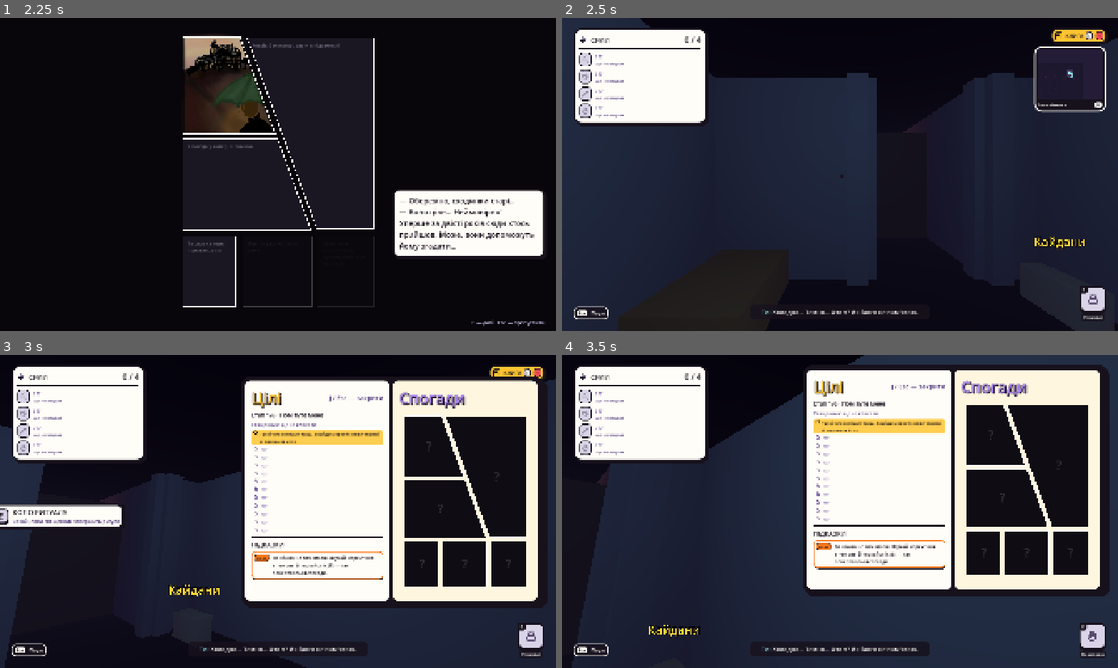
Above: before the commit, frames 1-4 (two rows, left to right).
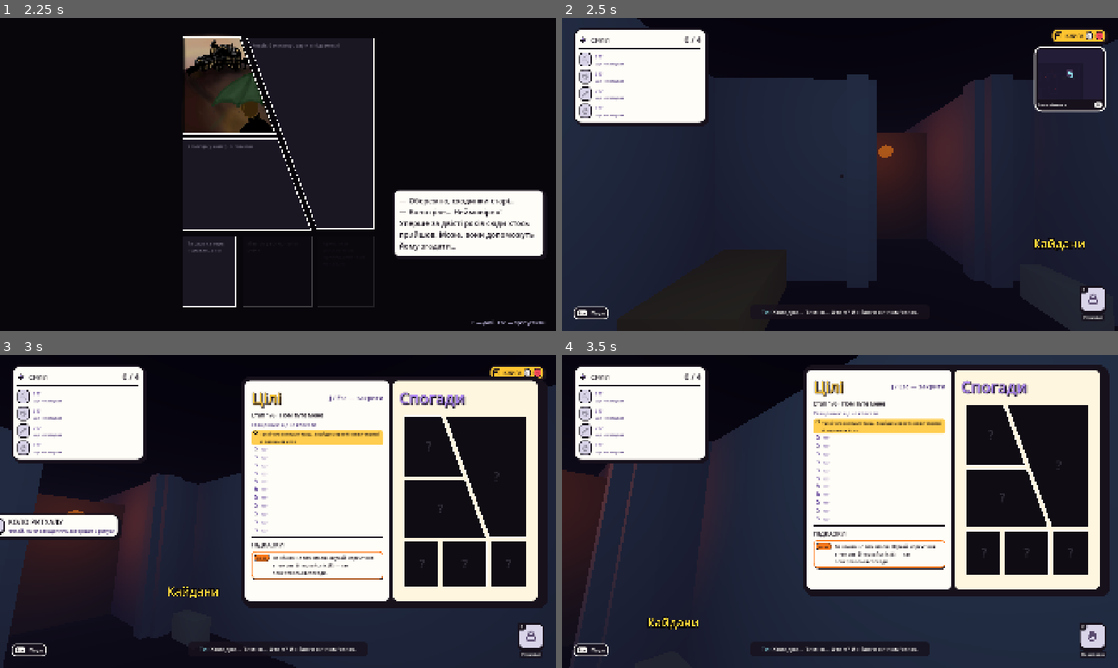
Above: after the commit, the same moments.

Repository: soulvad/halloween-game
Game: Godot game, scene res://scenes/main_menu.tscn
Two runs of this game, one before a commit and one after it. Both use one fixed random seed, a clock stepped at 60 frames per second and the inputs below.
Inputs (mouse positions are in pixels of both pictures, inside the frame that each line leads up to):
- Up to frame 1 (2.25 s): click "ГРАТИ" at 0.5 s; tap Enter at 1.25 s; move the mouse to (400, 158) at 1.27 s; hold D (move_right) 1.28-2.03 s; hold Shift (sprint) 1.28-2.03 s; click (400, 158) at 1.42 s; tap Space at 1.52 s; move the mouse to (166, 190) at 2.02 s; hold S (move_back) from 2.03 s (still down); tap E (interact) at 2.1 s; click (166, 190) at 2.17 s
- Up to frame 2 (2.5 s): keep holding S (move_back); tap Space at 2.27 s; tap Shift (sprint) at 2.3 s
- Up to frame 3 (3 s): move the mouse to (289, 505) at 2.77 s; release S (move_back) at 2.78 s; hold W (move_forward) from 2.78 s (still down); hold J (journal) from 2.78 s (still down); click (289, 505) at 2.92 s
- Up to frame 4 (3.5 s): keep holding W (move_forward); keep holding J (journal); tap Shift (sprint) at 3.05 s

Frame 1 is identical in both runs. In frame 2, 4.7% of the frame differs, in the area x 9-100%, y 0-100%; in frame 3, 4.8%, in the area x 0-100%, y 7-100%; in frame 4, 2.7%.

Commit message:
Flight sway for the ghost camera, decorative flying jack-o'-lanterns
Co-Authored-By: Claude Opus 5.5 <noreply@anthropic.com>

Diff:
--- a/scripts/game.gd
+++ b/scripts/game.gd
@@ -7,6 +7,7 @@
 const Station = preload("res://scripts/station.gd")
 const Visitor = preload("res://scripts/visitor.gd")
 const Wall = preload("res://scripts/wall.gd")
+const Lanterns = preload("res://scripts/lanterns.gd")
 const COMIC_SCENE := "res://scenes/comic.tscn"
 const RELEASE_TIME := 2.5  ## seconds to hold E in the circle
 const PRIEST_DELAY := 15.0  ## from the call to the priest walking in
@@ -34,6 +35,9 @@
 	GameState.finished.connect(_on_finished)
 	GameState.think("Холодно… Темно… Хто я? Я нічого не пам'ятаю.")
 	GameState.hint("start")
+	var lanterns := Lanterns.new()
+	lanterns.name = "Lanterns"
+	add_child(lanterns)
 	if not GameState.intro_seen:
 		GameState.intro_seen = true
 		comic.call_deferred("prologue")
--- /dev/null
+++ b/scripts/lanterns.gd
@@ -0,0 +1,109 @@
+extends Node3D
+## Small jack-o'-lanterns drifting around the dungeon, pure decoration: no collision, nobody reacts to them.
+## Routes come from the visitors' navmesh, so they follow rooms and corridors instead of cutting through walls.
+## A lantern shut in by a closed door or the bricked wall just wanders on its side. Pauses with the tree (comics, menu).
+
+const Wall = preload("res://scripts/wall.gd")
+
+const COUNT := 9
+const SPAWN_TRIES := 40
+const NEAR_START := 3.5  ## the first one floats this far in front of the ghost, so the player meets it right away
+const MODEL_SIZE := Vector3(1.5, 1.3, 1.5)  ## art/models/Lantern.glb as authored, also the box if it's missing
+const SCALE := 0.2  ## about 30 cm wide
+const GLOW := Color(1.0, 0.5, 0.12)
+const LAYER_HIDDEN_ON_MAP := 2  ## visual layer 2: the minimap culls it
+
+
+func _ready() -> void:
+	var map := get_world_3d().navigation_map
+	while NavigationServer3D.map_get_random_point(map, 1, true) == Vector3.ZERO:  # the navmesh reaches the map a few physics frames in
+		await get_tree().physics_frame
+	var player: Node3D = GameState.player
+	for i in COUNT:
+		var from := _spawn_point(map)
+		if i == 0 and player:
+			from = NavigationServer3D.map_get_closest_point(map, player.global_position - player.global_basis.z * NEAR_START)
+		add_child(Lantern.new(map, from))
+
+
+## A random point in the dungeon. The navmesh also covers the rock around the rooms, so keep only what the entrance reaches.
+func _spawn_point(map: RID) -> Vector3:
+	var entrance: Vector3 = get_parent().get_node("Markers/Entrance").global_position
+	for i in SPAWN_TRIES:
+		var p := NavigationServer3D.map_get_random_point(map, 1, true)
+		if in_dungeon(map, entrance, p):
+			return p
+	return NavigationServer3D.map_get_closest_point(map, entrance)
+
+
+static func in_dungeon(map: RID, entrance: Vector3, p: Vector3) -> bool:
+	var path := NavigationServer3D.map_get_path(map, entrance, p, true)
+	return path.size() > 0 and path[-1].distance_to(p) < 0.5
+
+
+class Lantern extends Node3D:
+	const TURN := 2.5
+	const STEER := 1.5  ## how quickly the course bends towards the next path point
+	const BOB := 0.14  ## m
+	const WOBBLE := 0.22  ## rad
+	const LIGHT := 0.5
+	const LIGHT_RANGE := 2.6
+	const WANDER := 12.0  ## m, how far the next destination can be
+
+	var _map: RID
+	var _path := PackedVector3Array()
+	var _next := 0
+	var _flat := Vector3.ZERO  ## current position on the floor plane
+	var _vel := Vector3.ZERO
+	var _speed := randf_range(0.7, 1.5)
+	var _height := randf_range(1.5, 2.3)
+	var _t := randf() * TAU  ## each one on its own beat
+	var _light := OmniLight3D.new()
+
+	func _init(map: RID, from: Vector3) -> void:
+		_map = map
+		_flat = from
+		name = "Lantern"
+		position = from + Vector3.UP * _height
+		var pivot := Node3D.new()
+		pivot.scale = Vector3.ONE * SCALE
+		pivot.rotation.y = PI  # the model's face looks along +Z, we fly along -Z
+		var v := Wall.visual("Lantern", MODEL_SIZE, GLOW)
+		pivot.add_child(v)
+		add_child(pivot)
+		_glow(v)
+		_light.light_color = GLOW
+		_light.omni_range = LIGHT_RANGE
+		add_child(_light)
+
+	## The pumpkin glows from within: tinted orange and emissive, off the minimap.
+	func _glow(root: Node3D) -> void:
+		var meshes: Array = root.find_children("*", "MeshInstance3D", true, false)
+		if root is MeshInstance3D:
+			meshes.append(root)
+		for m: MeshInstance3D in meshes:
+			m.layers = LAYER_HIDDEN_ON_MAP
+			var mat := m.mesh.surface_get_material(0).duplicate() as StandardMaterial3D
+			mat.albedo_color = Color(1.0, 0.62, 0.3)
+			mat.emission_enabled = true
+			mat.emission = GLOW
+			mat.emission_energy_multiplier = 0.55
+			m.material_override = mat
+
+	func _process(delta: float) -> void:
+		_t += delta
+		if _next >= _path.size():
+			var offset := Vector3(randf_range(-WANDER, WANDER), 0, randf_range(-WANDER, WANDER))
+			_path = NavigationServer3D.map_get_path(_map, _flat, _flat + offset, true)  # stops at the end of its own part of the dungeon
+			_next = 0
+		elif _flat.distance_to(_path[_next]) < 0.4:
+			_next += 1
+		else:
+			_vel = _vel.lerp((_path[_next] - _flat).normalized() * _speed, minf(STEER * delta, 1))
+		_flat += _vel * delta
+		position = _flat + Vector3.UP * (_height + sin(_t * 1.3) * BOB)
+		if Vector2(_vel.x, _vel.z).length() > 0.05:
+			rotation.y = lerp_angle(rotation.y, atan2(-_vel.x, -_vel.z), minf(TURN * delta, 1))
+		rotation.z = sin(_t * 0.9) * WOBBLE
+		rotation.x = sin(_t * 0.7 + 1.0) * WOBBLE * 0.5
+		_light.light_energy = LIGHT * (0.8 + 0.2 * sin(_t * 9.0) * sin(_t * 4.3))
--- a/scripts/player.gd
+++ b/scripts/player.gd
@@ -11,11 +11,22 @@
 const MOUSE_SENS := 0.0022
 const EYE := 1.55
 const BOB := 0.04  ## gentle float of the view
+## Flying: the view swells up and down and rocks a little, stronger with speed, and leans into a strafe.
+const FLY_BOB := 0.075  ## m at walking speed
+const FLY_SIDE := 0.025  ## m
+const FLY_ROLL := 0.022  ## rad
+const FLY_PITCH := 0.009  ## rad
+const FLY_LEAN := 0.028  ## rad at walking speed, sideways
+const FLY_RATE := 3.4  ## rad/s of the swell at walking speed
+const FLY_EASE := 2.5  ## how quickly it fades in and out, per second
 const LAYER_SELF := 4  ## visual layer 3: the own body, hidden from the first-person camera
 
 var held := ""  ## memento name or ""
 var held_color := Color.WHITE
 var sprinting := false
+var flight := 0.0  ## 0 hovering .. 1 walking speed .. SPRINT / WALK sprinting, smoothed
+var _fly_t := 0.0
+var _lean := 0.0
 var _held_visual: Node3D
 var _t := 0.0
 
@@ -48,7 +59,8 @@
 
 func _process(delta: float) -> void:
 	_t += delta
-	head.position.y = EYE + sin(_t * 1.6) * BOB
+	_sway(delta)
+	head.position.y = EYE + sin(_t * 1.6) * BOB + sin(_fly_t) * FLY_BOB * flight
 	body.position.y = 1.1 + sin(_t * 1.6) * 0.08
 
 
@@ -62,6 +74,18 @@
 		var s = target_station()
 		if s:
 			s.interact(self)
+
+
+## Rock the view while flying. The camera, not the head: the head's pitch is the mouse look.
+func _sway(delta: float) -> void:
+	var speed := Vector2(velocity.x, velocity.z).length() / WALK
+	flight = lerpf(flight, speed, minf(FLY_EASE * delta, 1))
+	_fly_t += delta * FLY_RATE * (0.6 + 0.4 * flight)  # by its own clock: changing speed never jumps the phase
+	var side := velocity.dot(global_basis.x) / WALK
+	_lean = lerpf(_lean, side, minf(FLY_EASE * delta, 1))
+	head.position.x = cos(_fly_t * 0.5) * FLY_SIDE * flight
+	camera.rotation.z = sin(_fly_t * 0.5) * FLY_ROLL * flight - _lean * FLY_LEAN
+	camera.rotation.x = cos(_fly_t) * FLY_PITCH * flight
 
 
 ## What the crosshair points at, else the nearest interactable in front (Reach), else null.
--- a/tests/smoke_test.gd
+++ b/tests/smoke_test.gd
@@ -42,6 +42,27 @@
 	var priest = st.call("Priest")
 	var mem = func(i): return st.call("Memory%d" % i)
 	await _frames(2)
+
+	# flying rocks the view, hovering settles it; lanterns drift along the navmesh under the ceiling
+	var lanterns = g.get_node("Lanterns")
+	await _until(func(): return lanterns.get_child_count() == lanterns.COUNT, 3.0)
+	assert(lanterns.get_child_count() == lanterns.COUNT)
+	var lantern: Node3D = lanterns.get_child(0)
+	var lantern_from := lantern.position
+	var entrance: Vector3 = g.get_node("Markers/Entrance").global_position
+	for i in range(1, lanterns.COUNT):  # never in the rock around the rooms
+		var c: Node3D = lanterns.get_child(i)
+		assert(lanterns.in_dungeon(g.get_world_3d().navigation_map, entrance, Vector3(c.position.x, 0, c.position.z)))
+	assert(Vector2(lantern_from.x, lantern_from.z).distance_to(Vector2(p.position.x, p.position.z)) < 6.0)  # met right at the start
+	p.velocity = Vector3(p.WALK, 0, 0)
+	p._sway(1.0)
+	assert(p.flight > 0.9)
+	p._sway(0.2)
+	assert(absf(p.camera.rotation.z) > 0.001)
+	p.velocity = Vector3.ZERO
+	await _until(func(): return false, 3.0)
+	assert(p.flight < 0.05 and absf(p.camera.rotation.z) < 0.01)
+	assert(lantern.position.distance_to(lantern_from) > 1.0 and lantern.position.y > 1 and lantern.position.y < 2.9)
 
 	# start: no powers, only the first memory glints, the ghost floats through inner walls
 	assert(GameState.stage == GameState.Stage.HAUNT and GameState.powers.is_empty() and p.collision_mask == 1)
Binary file added: art/models/Lantern.glb
Not shown, added: art/models/Lantern.glb.import
Binary file added: art/models/Lantern_halloweenbits_texture.png
Not shown, added: art/models/Lantern_halloweenbits_texture.png.import
Not shown, added: scripts/lanterns.gd.uid
Not shown, changed: CLAUDE.md
Not shown, changed: docs/assets.md
